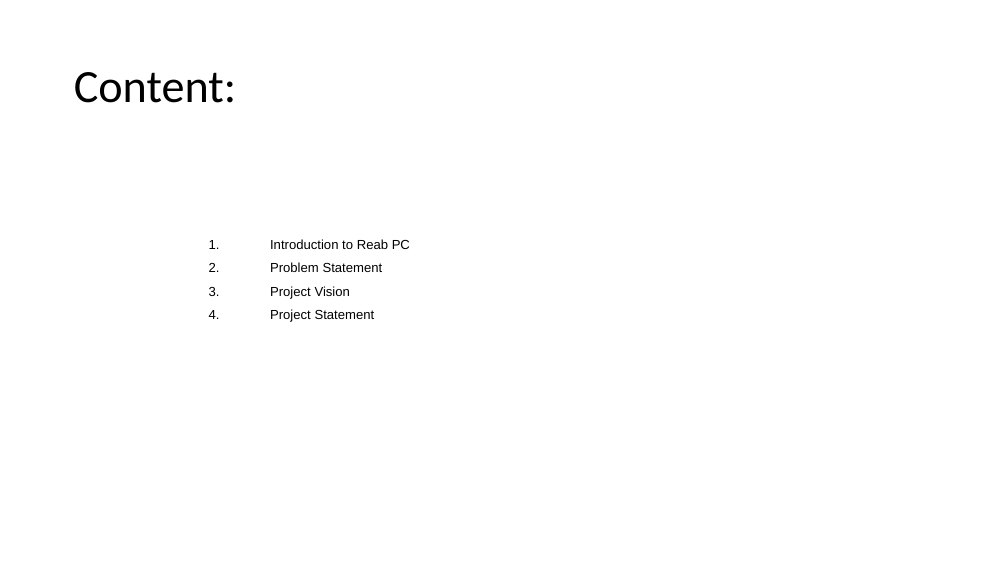
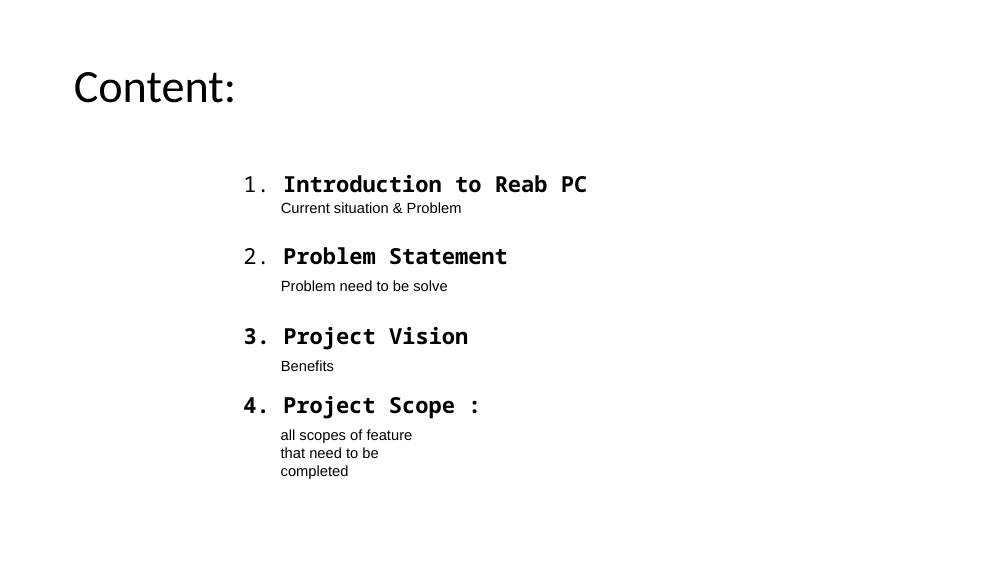
Before and after one commit to TithSambath/Web-Project-Y3, a slide deck: slide 2 of Presentation1.pptx. Drawn at 1008x567 pixels with LibreOffice and Linux fonts; fonts in the diff are those of the drawing. Boxes give left, top, right and bottom in pixels: in the first picture for what was removed or moved away, otherwise in the second. Text is boxed around its words. In the diff, an @@ line names an element or a change of style, - is before the commit and + after.

Commit message:
New Update

```diff
--- a/Presentation1.pptx
+++ b/Presentation1.pptx
@@ text at (243, 175, 587, 193): text changed; size 12.5 to 21 pt; font Arial to Noto Sans Mono; bold on @@
-1. Introduction to Reab PC
-2. Problem Statement
-3. Project Vision
-4. Project Statement
+1. Introduction to Reab PC
@@ text added at (281, 202, 462, 213), 14 pt, text #000000 @@
+Current situation & Problem
@@ text added at (243, 247, 508, 265), 21 pt, text #000000, bold @@
+2. Problem Statement
@@ text added at (281, 280, 447, 291), 14 pt, text #000000 @@
+Problem need to be solve
@@ text added at (244, 327, 468, 350), 21 pt, text #000000, bold @@
+3. Project Vision
@@ text added at (281, 360, 334, 371), 14 pt, text #000000 @@
+Benefits
@@ text added at (243, 396, 455, 419), 21 pt, text #000000, bold @@
+4. Project Scope :
@@ text added at (281, 429, 413, 479), 14 pt, text #000000 @@
+all scopes of feature
+that need to be
+completed
```
Also in this commit, not shown: 5 other slides changed.
